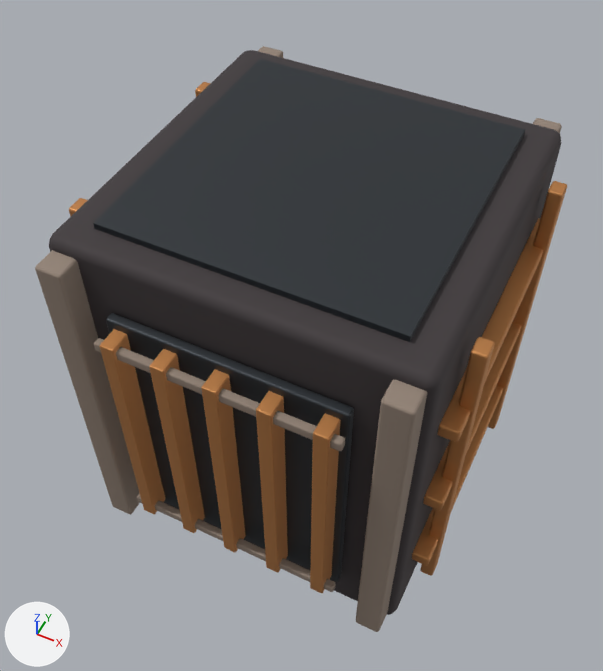
A saved change to the Blender file tools/godot-campaign/structure-art/blend/uplink-shaft-0.blend.
The view is the same before and after, from a 50 mm lens placed at (0.606, -1.312, 2.098), pointed at (-0.036, -0.027, 0.492). Lighting does not change. The marker at lower left points along +X, +Y and +Z. The older version comes first.

Objects in the first picture: 'uplink_0', 'uplink_1', 'uplink_2', 'uplink_3'.
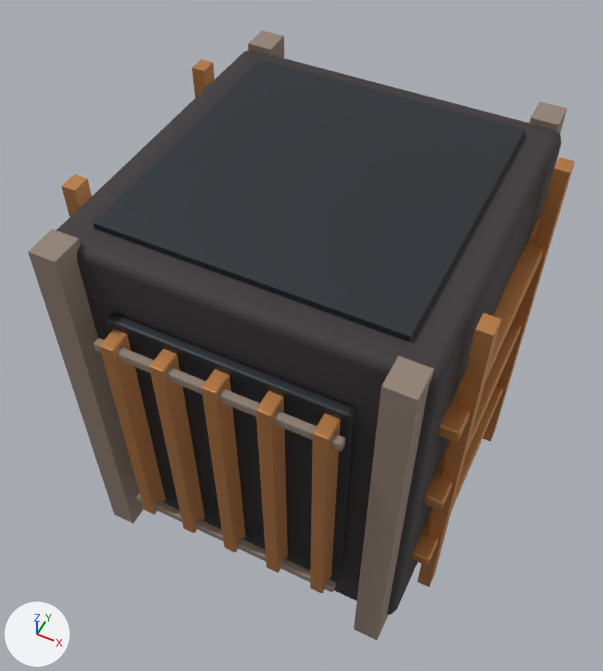
Scene script edits in JSON lines:
```json
{"block": "me_cube_002", "where": "# used by ob_uplink_1; location = (0.0, 0.0, 0.0); rotation_euler = (1.571, 0.0, 0.0), in degrees (90, 0, 0)"}
{"op": "remove", "block": "me_cube_002", "code": "me_cube_002.from_pydata(...)  # 448 vertices, 432 faces; spans x -0.403..0.403, y 0.04..0.96, z -0.493..0.493"}
{"op": "add", "block": "me_cube_002", "code": "me_cube_002.from_pydata(...)  # 256 vertices, 240 faces; spans x -0.403..0.403, y 0.0..1.0, z -0.493..0.493"}
{"block": "me_cube_002", "change": "me_cube_002 part 1: a new loose piece, a box spanning x -0.403..-0.338, y 0.0..1.0, z -0.475..-0.4, in mat_uplink_1 (brown #968679)"}
{"block": "me_cube_002", "change": "me_cube_002 part 2: a new loose piece, a box spanning x 0.338..0.403, y 0.0..1.0, z -0.475..-0.4, in mat_uplink_1 (brown #968679)"}
{"block": "me_cube_002", "change": "me_cube_002 part 3: a new loose piece, a box spanning x -0.403..-0.338, y 0.0..1.0, z 0.4..0.475, in mat_uplink_1 (brown #968679)"}
{"block": "me_cube_002", "change": "me_cube_002 part 4: a new loose piece, a box spanning x 0.338..0.403, y 0.0..1.0, z 0.4..0.475, in mat_uplink_1 (brown #968679)"}
{"block": "me_cube_002", "change": "me_cube_002 part 5: the loose piece of 56 vertices spanning x -0.403..-0.338, y 0.04..0.96, z -0.475..-0.4 is deleted"}
{"block": "me_cube_002", "change": "me_cube_002 part 6: the loose piece of 56 vertices spanning x 0.338..0.403, y 0.04..0.96, z -0.475..-0.4 is deleted"}
{"block": "me_cube_002", "change": "other edits to the shape of me_cube_002 do not show in these pictures"}
{"block": "me_cube_005", "where": "# used by ob_uplink_3; location = (0.0, 0.0, 0.0); rotation_euler = (1.571, 0.0, 0.0), in degrees (90, 0, 0)"}
{"op": "remove", "block": "me_cube_005", "code": "me_cube_005.from_pydata(...)  # 1120 vertices, 1080 faces; spans x -0.47..0.47, y 0.06..0.94, z -0.5..0.5"}
{"op": "add", "block": "me_cube_005", "code": "me_cube_005.from_pydata(...)  # 928 vertices, 888 faces; spans x -0.47..0.47, y 0.0..1.0, z -0.5..0.5"}
{"block": "me_cube_005", "change": "me_cube_005 part 7: a new loose piece, a box spanning x -0.47..-0.436, y 0.0..1.0, z 0.237..0.282, in mat_uplink_3 (orange #cb8b51)"}
{"block": "me_cube_005", "change": "me_cube_005 part 8: a new loose piece, a box spanning x 0.436..0.47, y 0.0..1.0, z -0.282..-0.237, in mat_uplink_3 (orange #cb8b51)"}
{"block": "me_cube_005", "change": "me_cube_005 part 9: a new loose piece, a box spanning x 0.436..0.47, y 0.0..1.0, z 0.237..0.282, in mat_uplink_3 (orange #cb8b51)"}
{"block": "me_cube_005", "change": "me_cube_005 part 10: the loose piece of 56 vertices spanning x -0.47..-0.436, y 0.06..0.94, z 0.237..0.282 is deleted"}
{"block": "me_cube_005", "change": "me_cube_005 part 11"}
{"block": "me_cube_005", "change": "55 vertices are removed from x -0.47..-0.436, y 0.06..0.94, z -0.282..-0.237"}
{"block": "me_cube_005", "change": "54 faces are deleted"}
{"block": "me_cube_005", "change": "1 vertex moves from x -0.468, y 0.062, z -0.28 to x -0.436, y 0.0, z -0.282"}
{"block": "me_cube_005", "change": "7 vertices are added at x -0.47..-0.436, y 0.0..1.0, z -0.282..-0.237"}
{"block": "me_cube_005", "change": "6 new faces join them"}
{"block": "me_cube_005", "change": "other edits to the shape of me_cube_005 do not show in these pictures"}
```

Boxes [x1, y1, x2, y2] around the edits, measured in the pictures (603 x 671 px):
```json
{"object": "uplink_3", "change": "reshaped", "before": [69, 82, 567, 593], "after": [62, 59, 575, 593]}
{"object": "uplink_1", "change": "reshaped", "before": [35, 46, 562, 632], "after": [28, 31, 567, 640]}
{"part": 1, "of": "me_cube_002", "change": "added", "after": [248, 31, 284, 58], "on screen": "brown"}
{"part": 2, "of": "me_cube_002", "change": "added", "after": [529, 102, 567, 133], "on screen": "brown"}
{"part": 3, "of": "me_cube_002", "change": "added", "after": [28, 229, 144, 524], "on screen": "brown"}
{"part": 4, "of": "me_cube_002", "change": "added", "after": [354, 356, 434, 640], "on screen": "brown"}
{"part": 5, "of": "me_cube_002", "change": "deleted", "before": [258, 46, 283, 58], "on screen": "mostly hidden"}
{"part": 6, "of": "me_cube_002", "change": "deleted", "before": [533, 118, 562, 133], "on screen": "mostly hidden"}
{"part": 7, "of": "me_cube_005", "change": "added", "after": [62, 174, 92, 217], "on screen": "orange"}
{"part": 8, "of": "me_cube_005", "change": "added", "after": [483, 157, 575, 442]}
{"part": 9, "of": "me_cube_005", "change": "added", "after": [417, 313, 501, 587], "on screen": "orange"}
{"part": 10, "of": "me_cube_005", "change": "deleted", "before": [69, 198, 88, 216], "on screen": "mostly hidden"}
{"part": 11, "of": "me_cube_005", "change": "built on", "before": [195, 82, 211, 97], "after": [192, 59, 215, 98], "on screen": "mostly hidden before"}
```
